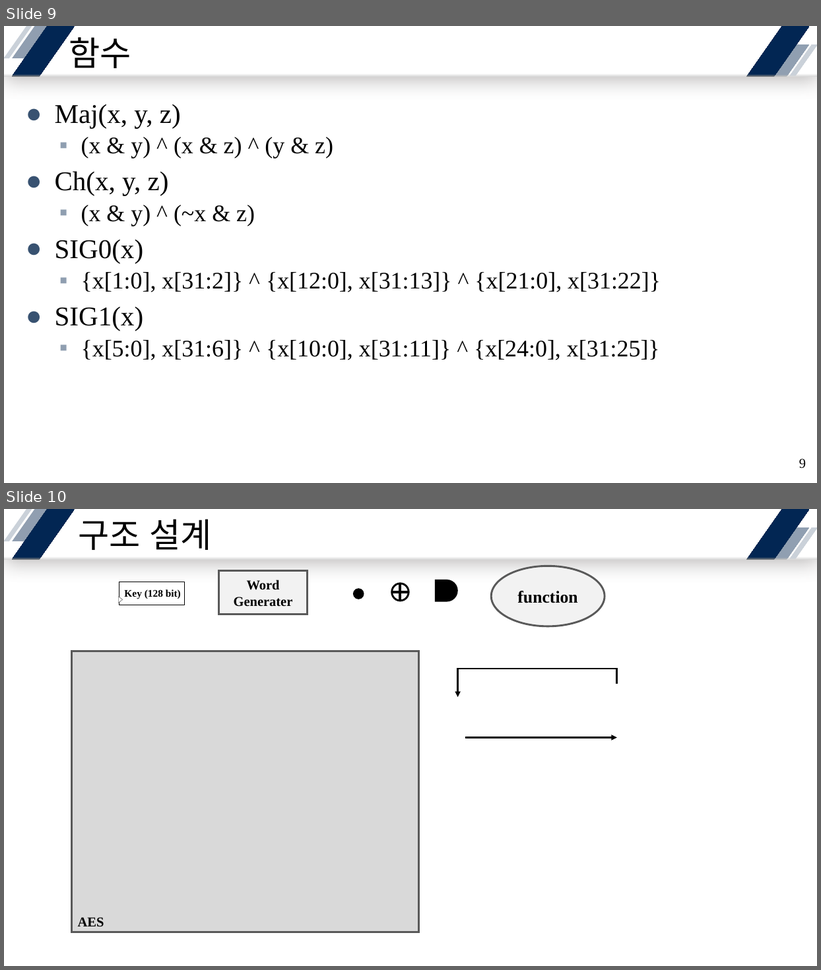
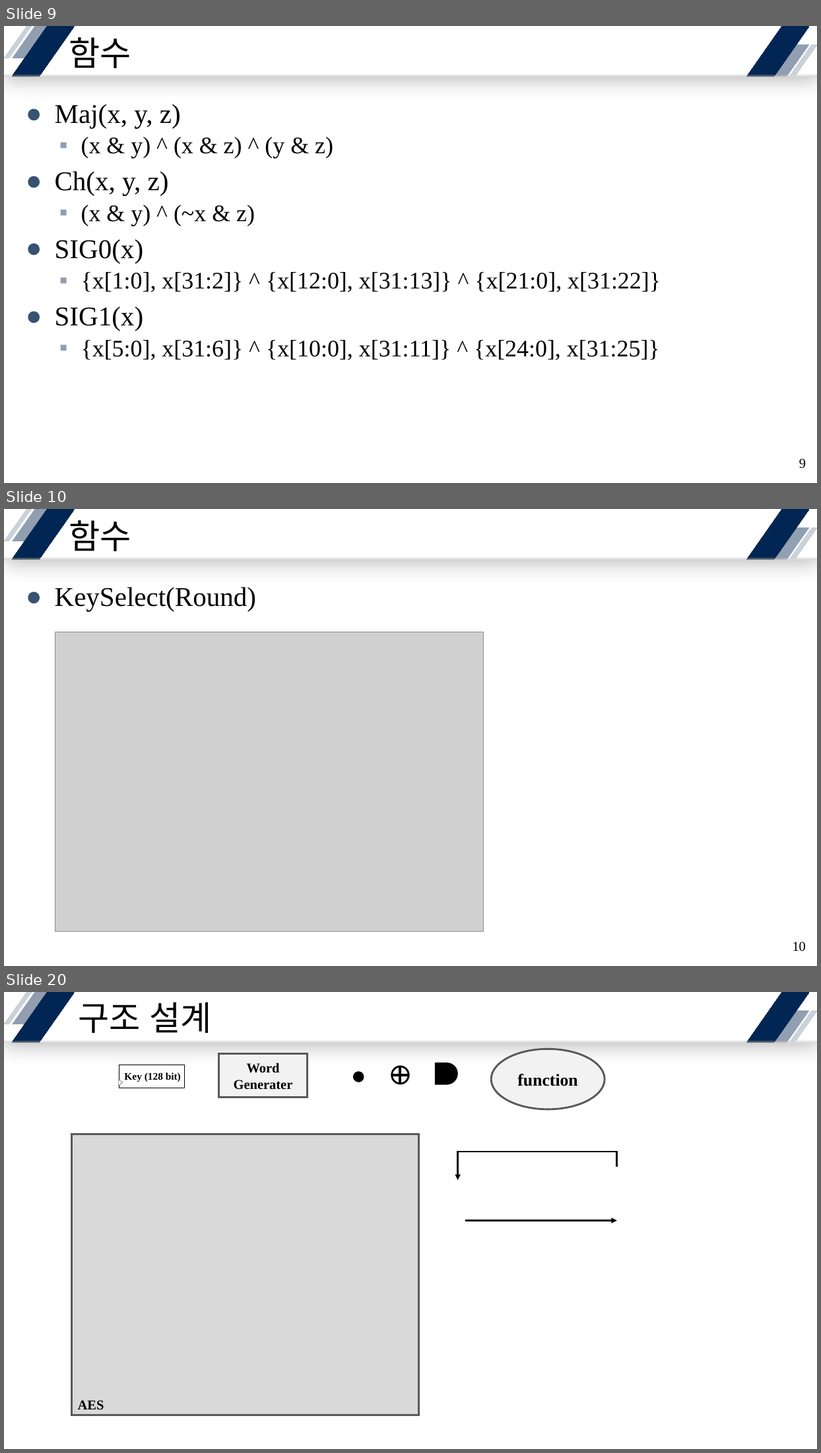
Before and after one commit to yuyu0830/FPGA_AES128, a slide deck: SHA/SHA256/Presentation/SHA256.pptx. Shown one above the other, each under a label of ours: slides 9 and 10 before the commit, slides 9, 10 and 20 after it; the slides between them are not shown. The pictures are 821x970 and 821x1453 pixels, drawn with LibreOffice and Linux fonts; fonts in the diff are those of the drawing; grey boxes stand for pictures. Boxes give left, top, right and bottom in pixels: in the first picture for what was removed or moved away, otherwise in the second. Text is boxed around its words. In the diff, an @@ line names an element or a change of style, - is before the commit and + after.

```diff
--- a/SHA/SHA256/Presentation/SHA256.pptx
+++ b/SHA/SHA256/Presentation/SHA256.pptx
@@ slide 10 added at (x1=4, y1=509, x2=817, y2=966), background #FFFFFF; not listed: 7 template elements that a slide beside it also shows @@
@@ title added at (x1=69, y1=514, x2=131, y2=551), 40 pt, text #000000 @@
+함수
@@ text added at (x1=55, y1=587, x2=257, y2=611), 32 pt, text #000000 @@
+● KeySelect(Round)
@@ picture added at (x1=55, y1=632, x2=484, y2=932) @@
@@ page number added at (x1=793, y1=942, x2=806, y2=952), 16 pt, text #000000 @@
+10
@@ what was slide 10 is now slide 20 @@
```
Also in this commit, not shown: 5 slides changed, 9 other slides added, 17 other files.
